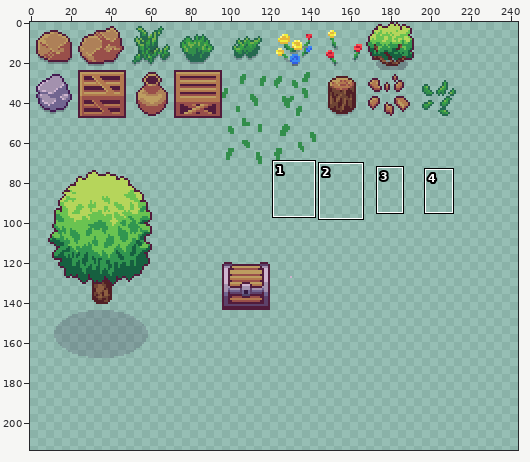
Sprite sheet, stored at arts/Decoration.png. The picture above shows the old version from afar; the outline marks the close-up.
Close-up. Before:
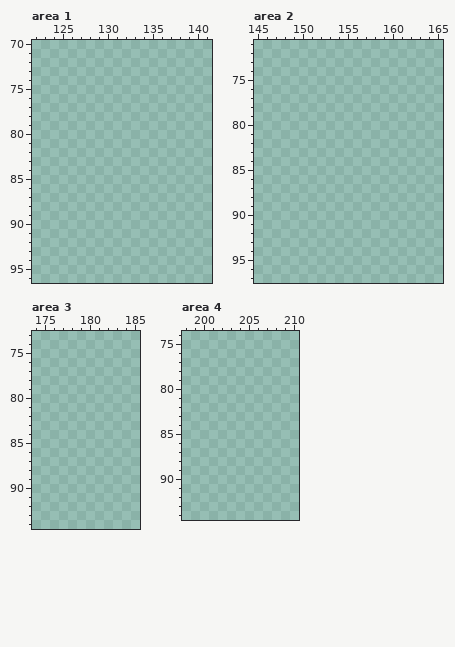
The file is 256x256 pixels. Shown: area 1: x 122..141, y 70..96; area 2: x 145..165, y 71..97; area 3: x 174..185, y 73..94; area 4: x 198..210, y 74..94. The wide view leaves out empty margins. The commit also changed other parts of the picture, which this record leaves out.
Now the later version:
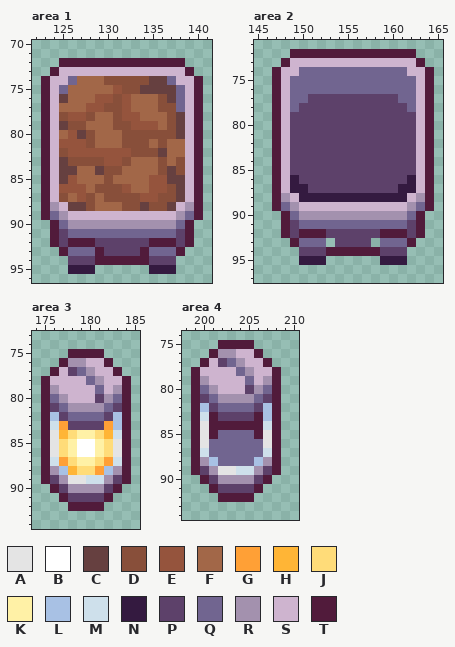
Palette (. is transparent): A #e4e4e4  B #ffffff  C #664040  D #884f3a  E #95543d  F #a26748  G #ffa036  H #ffb536  J #ffdc79  K #fff1a6  L #a8c1e4  M #cee0eb  N #341a40  P #5d416a  Q #716590  R #a391ae  S #ceb4cf  T #511b3b
Edits made:
Changed rows in their new state; - is an unchanged pixel.
Area 1:
first column x 123:
72 --TTTTTTTTTTTTTT--
73 -TSSSSSSSSSSSSSST-
74 TSSQFFFDDDDDCCQSST
75 TSQFFFFFEDDCCCCQST
76 TSCFFFEEDEFFFDCQST
77 TSFFFEEDDEFFFDDQST
78 TSDEEDFFDEEFFFDCST
79 TSCDDFFFDDEEEFDCST
80 TSFECDFFFDDDDDDCST
81 TSEEEDFFFDDDFDFFST
82 TSDEEEEEEEDDDCFFST
83 TSCDDDDEEDFFFDFDST
84 TSCCFFCDDFFFFDCDST
85 TSCEFFFDFFFFEECCST
86 TSEEEFDDDEFFEEDCST
87 TSDFEDFDDDDEEDDCST
88 TRSCCDFFFDDCDDCSRT
89 TQRSSSSSSSSSSSSRQT
90 -TQRRRRRRRRRRRRQT-
91 -TPQQQQQQQQQQQQPT-
92 -TPTTTPPPPPPTTTPT-
93 --TQQQTPPPPTQQQT--
94 ---PPPTTTTTTPPP---
95 ---NNN------NNN---
Area 2:
first column x 147:
72 --TTTTTTTTTTTTTT--
73 -TSSSSSSSSSSSSSST-
74 TSSQQQQQQQQQQQQSST
75 TSQQQQQQQQQQQQQQST
76 TSQQQQQQQQQQQQQQST
77 TSQQPPPPPPPPPPQQST
78 TSQPPPPPPPPPPPPQST
79 TSPPPPPPPPPPPPPPST
80 TSPPPPPPPPPPPPPPST
81 TSPPPPPPPPPPPPPPST
82 TSPPPPPPPPPPPPPPST
83 TSPPPPPPPPPPPPPPST
84 TSPPPPPPPPPPPPPPST
85 TSPPPPPPPPPPPPPPST
86 TSNPPPPPPPPPPPPNST
87 TSNNPPPPPPPPPPNNST
88 TRSNNNNNNNNNNNNSRT
89 TQRSSSSSSSSSSSSRQT
90 -TQRRRRRRRRRRRRQT-
91 -TPQQQQQQQQQQQQPT-
92 -TPTTTPPPPPPTTTPT-
93 --TQQQ-PPPP-QQQT--
94 ---PPPTTTTTTPPP---
95 ---NNN------NNN---
Area 3:
first column x 175:
75 ---TTTT---
76 --TRRSST--
77 -TSPQRSST-
78 TSSSSQRSST
79 TRSSSSQSRT
80 TQRSSSPRQT
81 TPQRRRRQPT
82 TLPQQQQPLT
83 TMGPPPPGLT
84 TAHJKKJHMT
85 TAJKBBKJAT
86 TAJKBBKJAT
87 TMGJKKJGMT
88 TRLHJJGLRT
89 TPRAAMMRPT
90 -TPRRRRPT-
91 --TPPPPT--
92 ---TTTT---
Area 4:
first column x 199:
75 ---TTTT---
76 --TRRSST--
77 -TSPQRSST-
78 TSSSSQRSST
79 TRSSSSQSRT
80 TQRSSSPRQT
81 TPQRRRRQPT
82 TLPQQQQPLT
83 TMTPPPPTLT
84 TATTTTTTMT
85 TATQQQQTAT
86 TAQQQQQQAT
87 TMQQQQQQMT
88 TRLQQQQLRT
89 TPRAAMMRPT
90 -TPRRRRPT-
91 --TPPPPT--
92 ---TTTT---
Where, in picture pixels (left, top, right, bottom), the same in both close-ups:
added: (41, 58, 203, 274)
added: (272, 49, 434, 265)
added: (41, 349, 131, 511)
added: (191, 340, 281, 502)
